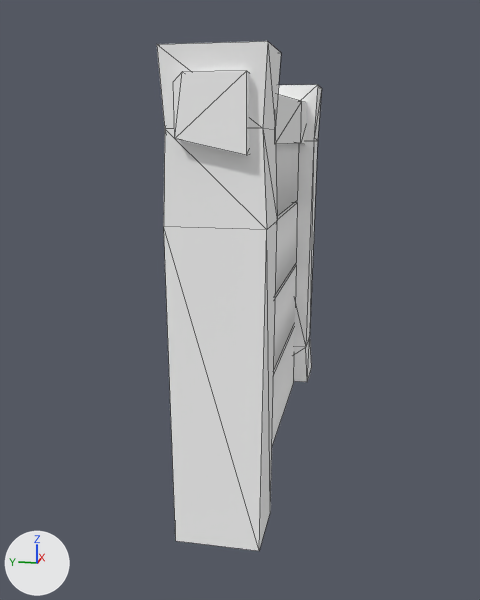
Renders of the Blender file Assets/Models/LowPoly/WoodWall_Element3.blend from each side of a commit.
The view is the same before and after, from a 50 mm camera at (-5.917, -0.98, 2.806) aimed at (-0.117, 0.18, 1.356). Lighting does not change. The marker at lower left points along +X, +Y and +Z. Mesh edges are drawn as thin lines.

Names of what the first picture shows: 'towers2_3'.
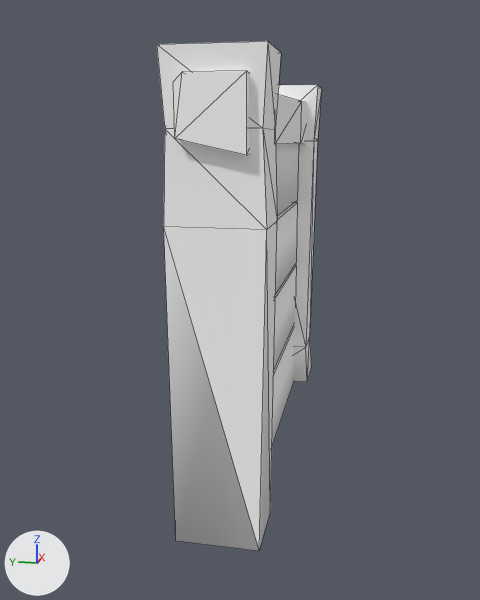
What differs and where, as boxes (x1, y1, x2, y2) in the pictures (480 x 600 px):
part 1 of me_untitled_032, built on: (272, 327, 295, 445) in both

The edits, one by one:
me_untitled_032 has 108 vertices, 126 faces and spans x -1.23..1.23, y 0.0..2.06, z -0.19..0.21.
me_untitled_032 is used by ob_towers2_3; location (0.0, 0.0, 0.0); rotation (1.571, 0.0, 0.0), in degrees (90, 0, 0); scale (1.62, 1.62, 1.62).
Verts and faces of me_untitled_032; kept vertices keep their numbers, new ones are numbered from 108.
Before the commit, vertices of me_untitled_032: 0 (-0.87, 0.02, -0.18), 1 (-1.18, 0.02, -0.18) at pixel (175, 540), 6 (-0.87, 0.02, 0.2) at pixel (270, 511), 7 (-1.18, 0.02, 0.2) at pixel (259, 550), 8 (0.87, 0.02, 0.2) at pixel (307, 382).
Before the commit, vertices of me_untitled_032: 9 (1.2, 0.02, 0.2) at pixel (311, 367), 14 (0.87, 0.02, -0.18), 15 (1.2, 0.02, -0.18), 54 (-0.91, 0.0, 0.1), 55 (0.87, 0.0, 0.1) at pixel (293, 382).
Before the commit, vertices of me_untitled_032: 58 (0.92, 0.0, -0.03), 59 (-0.92, 0.0, -0.03).
Part 1, on me_untitled_032:
Vertex 55 moves to (0.91, 0.0, 0.1), pixel (294, 380).
New faces: (8, 14, 15, 9), (0, 6, 7, 1), (54, 59, 58, 55).
